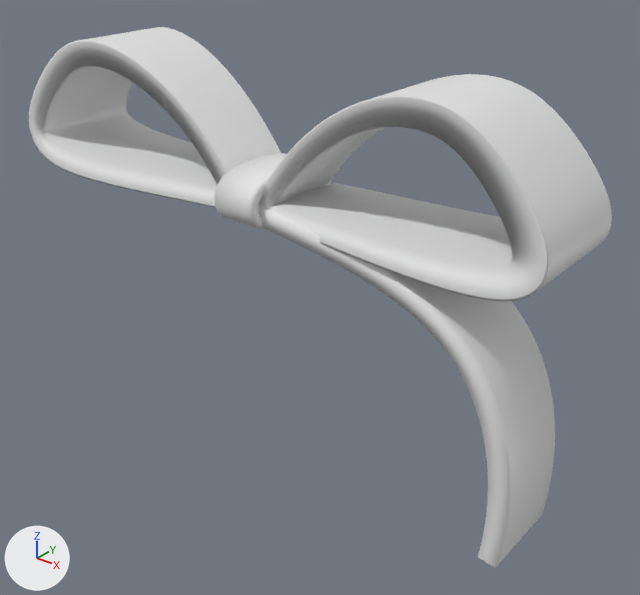
Two versions of the Blender file bow.blend, one commit apart.
Both versions are drawn from a 50 mm camera at (1.069, -1.198, 0.564) aimed at (0.087, 0.029, -0.197). Every picture has the same lights, and +X, +Y and +Z are marked at lower left. The picture after the commit comes second. The same objects are shown in both versions, whatever each file hides.
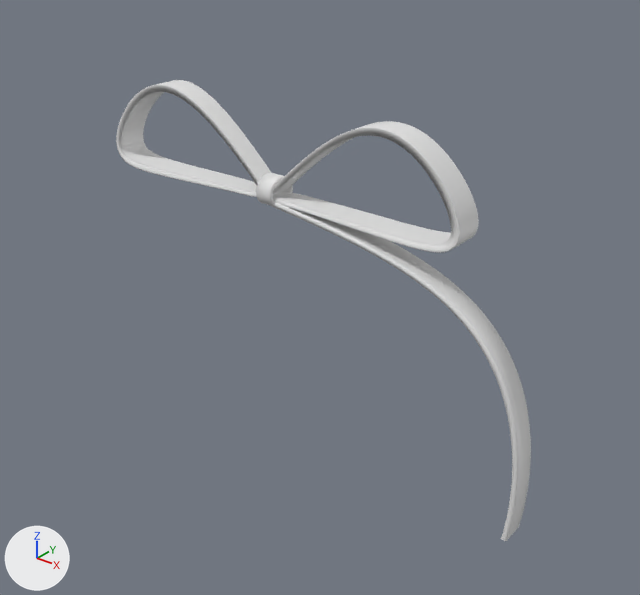
Edits to the bpy script that builds the scene:
```text
Change cu_nurbspath:
    where _sp = cu_nurbspath.splines.new('NURBS'); _sp.points.add(5)
    remove _sp.points.foreach_set('co', [0.0362, 0.0, 0.0, 1.0, 0.322, 0.0, -0.00154, 1.0, 0.71, 0.0, -0.0343, 1.0, 0.493, 0.0, 0.175, 1.0, 0.432, 0.0, 0.291, 1.0, 0.148, 0.0, 0.185, 1.0])
    remove _sp.points.foreach_set('radius', [0.0274, 0.0366, 0.0438, 0.0355, 0.0379, 0.0274])
    add _sp.points.foreach_set('co', [-0.000469, 0.0, 0.0, 1.0, 0.286, 0.0, -0.00154, 1.0, 0.467, 0.0, -0.0343, 1.0, 0.394, 0.0, 0.119, 1.0, 0.267, 0.0, 0.216, 1.0, 0.13, 0.0, 0.132, 1.0])
    add _sp.points.foreach_set('radius', [0.00751, 0.01, 0.012, 0.00974, 0.0104, 0.00751])
Change cu_béziercircle:
    where _sp = cu_béziercircle.splines.new('BEZIER'); _sp.bezier_points.add(3)
    remove _sp.bezier_points.foreach_set('co', [-0.057, 0.0, 0.0, -0.0137, 0.105, 0.0, 0.0296, 0.0, 0.0, -0.0137, -0.105, 0.0])
    remove _sp.bezier_points.foreach_set('handle_left', [-0.057, -0.0443, 0.0, -0.058, 0.105, 0.0, 0.0296, 0.0443, 0.0, 0.0306, -0.105, 0.0])
    remove _sp.bezier_points.foreach_set('handle_right', [-0.057, 0.0443, 0.0, 0.0306, 0.105, 0.0, 0.0296, -0.0443, 0.0, -0.058, -0.105, 0.0])
    add _sp.bezier_points.foreach_set('co', [-0.0395, 0.0, 0.0, -0.0137, 0.0292, 0.0, 0.0121, 0.0, 0.0, -0.0137, -0.0292, 0.0])
    add _sp.bezier_points.foreach_set('handle_left', [-0.0395, -0.0152, 0.0, -0.0289, 0.0292, 0.0, 0.0121, 0.0152, 0.0, 0.0015, -0.0292, 0.0])
    add _sp.bezier_points.foreach_set('handle_right', [-0.0395, 0.0152, 0.0, 0.0015, 0.0292, 0.0, 0.0121, -0.0152, 0.0, -0.0289, -0.0292, 0.0])
    where _sp = cu_béziercircle.splines.new('BEZIER'); _sp.bezier_points.add(3)
    remove _sp.bezier_points.foreach_set('radius', [0.0665, 0.0665, 0.0665, 0.0665])
    add _sp.bezier_points.foreach_set('radius', [0.0259, 0.0259, 0.0259, 0.0259])
Change cu_nurbspath_002:
    where _sp = cu_nurbspath_002.splines.new('NURBS'); _sp.points.add(4)
    remove _sp.points.foreach_set('co', [-2.0, 0.0, 0.0, 1.0, -1.614, 0.0, -0.0464, 1.0, -1.498, 0.0, -0.0778, 1.0, -1.409, 0.0, -0.269, 1.0, -1.449, 0.0, -0.523, 1.0])
    remove _sp.points.foreach_set('radius', [0.127, 0.127, 0.127, 0.127, 0.127])
    add _sp.points.foreach_set('co', [-1.995, 0.0, -0.00247, 1.0, -1.614, 0.0, -0.0482, 1.0, -1.5, 0.0, -0.0792, 1.0, -1.412, 0.0, -0.268, 1.0, -1.451, 0.0, -0.519, 1.0])
    add _sp.points.foreach_set('radius', [0.0353, 0.0353, 0.0353, 0.0353, 0.0353])
```

Changed parts and their boxes [x1, y1, x2, y2] in the pictures (640 x 595 px):
'NurbsPath', reshaped (38% narrower, 37% shorter): before [29, 27, 612, 301]; after [116, 80, 479, 253]
'NurbsPath.001', reshaped (11% narrower, 11% shorter): before [259, 185, 555, 568]; after [268, 201, 531, 542]
'BézierCircle', reshaped (68% narrower, 58% shorter): before [214, 153, 331, 230]; after [256, 173, 293, 205]
